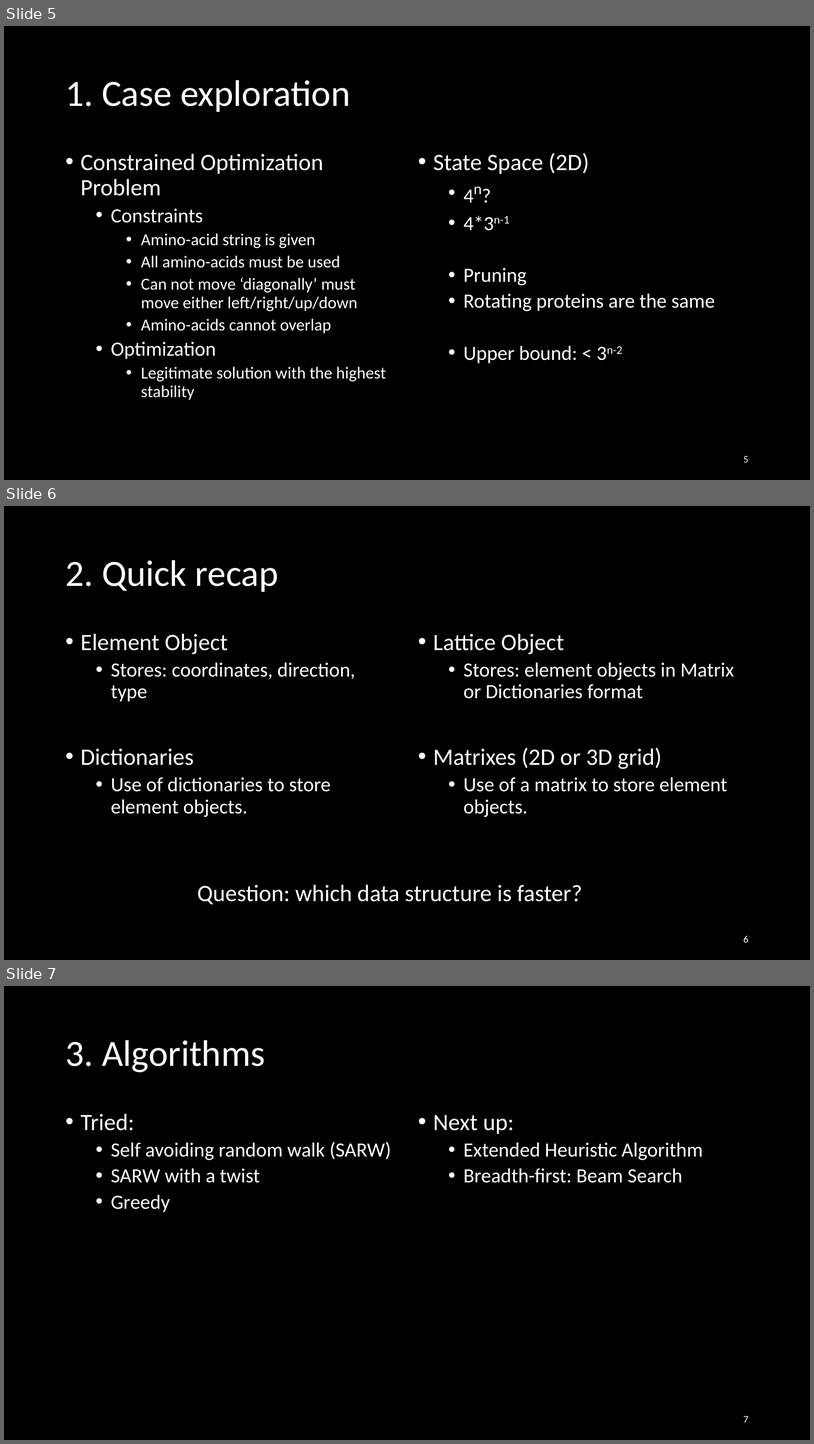
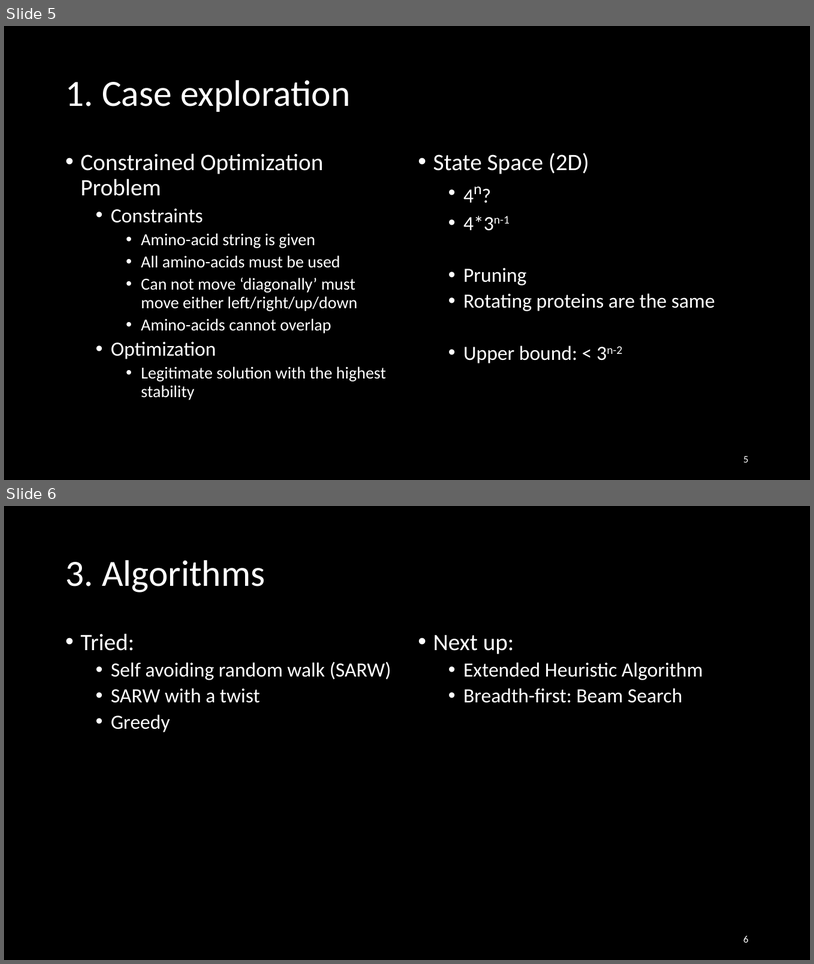
Before and after one commit to Loek21/Protein-Pow-d-er, a slide deck: Documentation/PPP, Week 2, Meeting 1.pptx. Shown one above the other, each under a label of ours: slides 5, 6 and 7 before the commit, slides 5 and 6 after it. The pictures are 814x1444 and 814x964 pixels, drawn with LibreOffice and Linux fonts; fonts in the diff are those of the drawing. Boxes give left, top, right and bottom in pixels: in the first picture for what was removed or moved away, otherwise in the second. Text is boxed around its words. In the diff, an @@ line names an element or a change of style, - is before the commit and + after.

```diff
--- a/Documentation/PPP, Week 2, Meeting 1.pptx
+++ b/Documentation/PPP, Week 2, Meeting 1.pptx
@@ slide 6 removed at (x1=4, y1=506, x2=810, y2=960), background #000000 @@
@@ title removed at (x1=65, y1=560, x2=279, y2=592) @@
-2. Quick recap
@@ text removed at (x1=81, y1=633, x2=356, y2=702) @@
-• Element Object
-  • Stores: coordinates, direction, type
@@ text removed at (x1=434, y1=633, x2=735, y2=699) @@
-• Lattice Object
-  • Stores: element objects in Matrix or Dictionaries format
@@ text removed at (x1=81, y1=748, x2=330, y2=817) @@
-• Dictionaries
-  • Use of dictionaries to store element objects.
@@ text removed at (x1=434, y1=747, x2=728, y2=817) @@
-• Matrixes (2D or 3D grid)
-  • Use of a matrix to store element objects.
@@ text removed at (x1=197, y1=884, x2=582, y2=904) @@
-Question: which data structure is faster?
@@ page number removed at (x1=744, y1=935, x2=749, y2=942) @@
-6
@@ what was slide 7 is now slide 6 @@
@@ page number at (x1=744, y1=935, x2=749, y2=942): text changed @@
-7
+6
```
Also in this commit, not shown: 2 other files.
